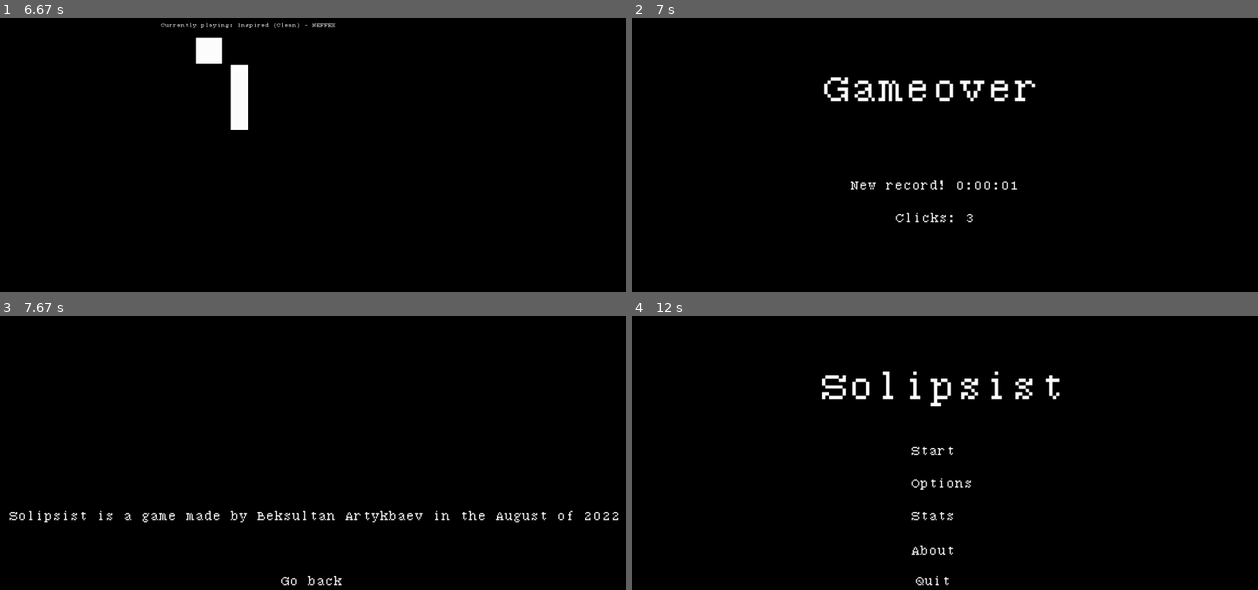
Above: before the commit, frames 1-4 (two rows, left to right).
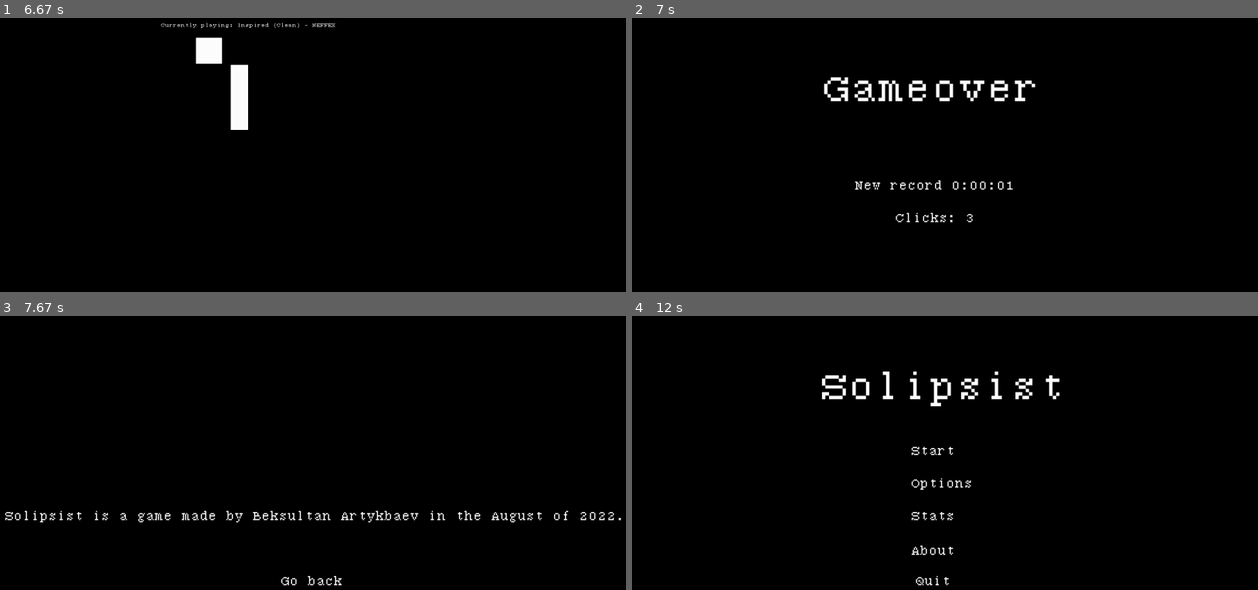
Above: after the commit, the same moments.

Repository: Vazno/Solipsist
Game: pygame game, started from solipsist/main.py
Same seed, same stepped clock (60 frames per second), same inputs: the game is played once before the commit and once after it.
Inputs (mouse positions are in pixels of both pictures, inside the frame that each line leads up to):
- Up to frame 1 (6.67 s): click "Start" at 0.38 s; click (outside the picture) at 0.72 s; click (125, 185) at 1.05 s; click (87, 259) at 1.38 s; click "Stats" at 1.72 s; click (250, 283) at 5.45 s; click "Start" at 5.78 s; click (outside the picture) at 6.12 s; click (237, 111) at 6.45 s
- Up to frame 2 (7 s): click (1088, 157) at 6.78 s
- Up to frame 3 (7.67 s): click (outside the picture) at 7.12 s; click (300, 540) at 7.45 s
- Up to frame 4 (12 s): click (963, 587) at 11.75 s

Frame 1 is identical in both runs. In frame 2, 0.4% of the frame differs, in the area x 34-62%, y 59-63%; in frame 3, 1.6%, in the area x 0-100%, y 70-76%; in frame 4, nothing differs.

Commit message:
Added multi language support
Added Russian and English translations.

Diff:
--- a/settings.json
+++ b/settings.json
@@ -1,5 +1,4 @@
 {
-    "DESCRIPTION": "Solipsist is a game made by Beksultan Artykbaev in the August of 2022",
     "game_settings": {
         "FPS": 75,
         "OBSTACLE_DEFAULT_VEL": 0
@@ -11,16 +10,15 @@
             0
         ],
         "FULL_SCREEN": true,
-        "max_theme": 2,
         "theme": 0,
         "FONT": "fonts/712_serif.ttf",
-        "FONT_COLOR": [[255,255,255],[0,0,0],[255,0,0]],
-        "PLAYER_COLOR": [[255,255,255],[0,0,0],[255,0,0]],
-        "BACKGROUND": [[0,0,0],[255,255,255],[50,0,0]],
-        "OBSTACLE_COLOR": [[255,255,255],[0,0,0],[150,0,0]],
+        "FONT_COLOR": [[255,255,255],[0,0,0]],
+        "PLAYER_COLOR": [[255,255,255],[0,0,0]],
+        "BACKGROUND": [[0,0,0],[255,255,255]],
+        "OBSTACLE_COLOR": [[255,255,255],[0,0,0]],
         "InputBox": {
-            "COLOR_ACTIVE": [[255, 255, 255],[100,100,100],[255,0,0]],
-            "COLOR_INACTIVE": [[150, 150, 150],[50,50,50],[205,0,0]]
+            "COLOR_ACTIVE": [[255, 255, 255],[100,100,100]],
+            "COLOR_INACTIVE": [[150, 150, 150],[50,50,50]]
         }
     },
     "music": {
@@ -33,5 +31,7 @@
         "CLICKS": 0,
         "TIME_PLAYED": 0,
         "BEST_RECORD": 0
-    }
+    },
+    "language": 0,
+    "languages": ["en", "ru"]
 }
--- a/solipsist/GSS.py
+++ b/solipsist/GSS.py
@@ -2,6 +2,7 @@
 import os
 import pygame
 import json
+import yaml
 from dataclasses import dataclass
 from pathlib import Path
 
@@ -39,6 +40,13 @@
         os.path.join(os.path.join(user_data_dir(), GAME_NAME), "settings.json")
     ) as f:
         j = json.load(f)
+
+
+def get_language():
+    with open(f"translations\\{j['languages'][j['language']]}.yml", "r") as f:
+        _ = yaml.safe_load(f)
+        return _
+
 
 if j["graphic"]["FULL_SCREEN"]:
     try:
--- a/solipsist/main.py
+++ b/solipsist/main.py
@@ -3,6 +3,7 @@
 import pygame
 
 from GSS import GAME_NAME, SCREEN, WINDOW_HEIGHT, WINDOW_WIDTH, j
+from GSS import get_language
 from widget_loops.game import MUSIC, main
 from pygame_utils import Button
 
@@ -10,9 +11,9 @@
 
 
 def main_menu():
+    _ = get_language()
     pygame.display.set_caption(GAME_NAME)
     pygame.init()
-
     clock = pygame.time.Clock()
 
     solipsist_button = Button(
@@ -21,27 +22,27 @@
         (WINDOW_WIDTH / 5, WINDOW_HEIGHT / 5),
     )
     start_button = Button(
-        "Start",
+        _["main_menu.start"],
         (WINDOW_WIDTH / 2.3, WINDOW_HEIGHT / 3),
         (WINDOW_WIDTH / 10, WINDOW_HEIGHT / 15),
     )
     options_button = Button(
-        "Options",
+        _["main_menu.options"],
         (WINDOW_WIDTH / 2.3, WINDOW_HEIGHT / 2.4),
         (WINDOW_WIDTH / 8, WINDOW_HEIGHT / 15),
     )
     stats_button = Button(
-        "Stats",
+        _["main_menu.stats"],
         (WINDOW_WIDTH / 2.3, WINDOW_HEIGHT / 2),
         (WINDOW_WIDTH / 10, WINDOW_HEIGHT / 15),
     )
     about_button = Button(
-        "About",
+        _["main_menu.about"],
         (WINDOW_WIDTH / 2.3, WINDOW_HEIGHT / 1.70),
         (WINDOW_WIDTH / 10, WINDOW_HEIGHT / 15),
     )
     quit_button = Button(
-        "Quit",
+        _["main_menu.quit"],
         (WINDOW_WIDTH / 2.3, WINDOW_HEIGHT / 1.5),
         (WINDOW_WIDTH / 10, WINDOW_HEIGHT / 15),
     )
--- a/solipsist/music.py
+++ b/solipsist/music.py
@@ -9,6 +9,7 @@
 from GSS import SCREEN
 from GSS import WINDOW_HEIGHT
 from GSS import WINDOW_WIDTH
+from GSS import get_language
 
 
 class Music(GameStatus):
@@ -17,8 +18,9 @@
 
     @classmethod
     def make_description(cls):
+        _ = get_language()
         music_text = Button(
-            f"Currently playing: {cls.current_music_name.split('.')[0].replace(resource_path(j['music']['DEFAULT_MUSIC_FOLDER']), '')}",
+            f"{_['music.currently_playing']}: {cls.current_music_name.split('.')[0].replace(resource_path(j['music']['DEFAULT_MUSIC_FOLDER']), '')}",
             (int(WINDOW_WIDTH / 2.5), int(WINDOW_HEIGHT / 40)),
             (int(WINDOW_WIDTH / 60), int(WINDOW_WIDTH / 60)),
         )
--- a/solipsist/widget_loops/about.py
+++ b/solipsist/widget_loops/about.py
@@ -9,16 +9,18 @@
 from GSS import SCREEN
 from GSS import WINDOW_HEIGHT
 from GSS import WINDOW_WIDTH
+from GSS import get_language
 
 
 def about():
+    _ = get_language()
     go_back_button = Button(
-        "Go back",
+        _["go_back"],
         (WINDOW_WIDTH / 3, WINDOW_HEIGHT / 1.5),
         (WINDOW_WIDTH / 3, WINDOW_HEIGHT / 15),
     )
     description_button = Button(
-        j["DESCRIPTION"],
+        _["about.description"],
         (WINDOW_WIDTH / 2.2, WINDOW_HEIGHT / 2),
         (WINDOW_WIDTH / 10, WINDOW_HEIGHT / 15),
     )
--- a/solipsist/widget_loops/gameover.py
+++ b/solipsist/widget_loops/gameover.py
@@ -2,12 +2,14 @@
 import sys
 import pygame
 import time
+
 
 from widget_loops.game import MUSIC
 from main import main_menu
 from pygame_utils import Button
 
 from GSS import save_json
+from GSS import get_language
 from GSS import j
 from GSS import SCREEN
 from GSS import WINDOW_HEIGHT
@@ -15,21 +17,22 @@
 
 
 def gameover(time_played: int, clicks: int):
-    time_message = "Time played:"
+    _ = get_language()
+    time_message = f"{_['time_played']}:"
     if time_played > j["stats"]["BEST_RECORD"]:
         j["stats"]["BEST_RECORD"] = time_played
         save_json()
-        time_message = "New record!"
+        time_message = _["gameover.new_record"]
         MUSIC.sound_new_record()
 
     time.sleep(0.150)
     gameover_button = Button(
-        "Gameover",
+        _["gameover.gameover"],
         (WINDOW_WIDTH / 2.6, WINDOW_HEIGHT / 10),
         (WINDOW_WIDTH / 5, WINDOW_HEIGHT / 5),
     )
     clicks_button = Button(
-        f"Clicks: {clicks}",
+        f"{_['clicks']}: {clicks}",
         (WINDOW_WIDTH / 2.2, WINDOW_HEIGHT / 2),
         (WINDOW_WIDTH / 15, WINDOW_HEIGHT / 15),
     )
--- a/solipsist/widget_loops/options.py
+++ b/solipsist/widget_loops/options.py
@@ -3,74 +3,83 @@
 
 from GSS import SCREEN, WINDOW_HEIGHT, WINDOW_WIDTH, save_json
 from GSS import j
+from GSS import get_language
 from main import main_menu
 from widget_loops.game import MUSIC
 from pygame_utils import Button, InputBox
 
 
 def options():
+    _ = get_language()
     go_back_button = Button(
-        "Go back",
+        _["go_back"],
         (WINDOW_WIDTH / 3, WINDOW_HEIGHT / 1.5),
         (WINDOW_WIDTH / 3, WINDOW_HEIGHT / 15),
     )
     change_theme_button = Button(
-        f"Theme: {j['graphic']['theme']}",
-        (WINDOW_WIDTH / 3, WINDOW_HEIGHT / 9),
-        (WINDOW_WIDTH / 3, WINDOW_HEIGHT / 15),
+        f"{_['options.theme']}: {j['graphic']['theme']}",
+        (WINDOW_WIDTH / 13, WINDOW_HEIGHT / 9),
+        (WINDOW_WIDTH / 5, WINDOW_HEIGHT / 15),
     )
     music_volume_button = Button(
-        f"Music volume: {j['music']['VOLUME']}",
-        (WINDOW_WIDTH / 3, WINDOW_HEIGHT / 4),
+        f"{_['options.music_volume']}: {j['music']['VOLUME']}",
+        (WINDOW_WIDTH / 13, WINDOW_HEIGHT / 4),
         (WINDOW_WIDTH / 3, WINDOW_HEIGHT / 15),
     )
     effect_volume_button = Button(
-        f"Effect volume: {j['music']['EFFECT_VOLUME']}",
-        (WINDOW_WIDTH / 3, WINDOW_HEIGHT / 5.5),
+        f"{_['options.effect_volume']}: {j['music']['EFFECT_VOLUME']}",
+        (WINDOW_WIDTH / 13, WINDOW_HEIGHT / 5.5),
         (WINDOW_WIDTH / 3, WINDOW_HEIGHT / 15),
     )
     fps_button = Button(
-        "FPS:",
-        (WINDOW_WIDTH / 3, WINDOW_HEIGHT / 3),
+        _["options.fps"],
+        (WINDOW_WIDTH / 13, WINDOW_HEIGHT / 3),
         (WINDOW_WIDTH / 10, WINDOW_HEIGHT / 15),
     )
     full_screen_button = Button(
-        f"Full Screen: {j['graphic']['FULL_SCREEN']}",
-        (WINDOW_WIDTH / 3, WINDOW_HEIGHT / 2.5),
+        f"{_['options.full_screen']}: {j['graphic']['FULL_SCREEN']}",
+        (WINDOW_WIDTH / 13, WINDOW_HEIGHT / 2.5),
         (WINDOW_WIDTH / 3, WINDOW_HEIGHT / 15),
     )
     width_button = Button(
-        "Width:",
-        (WINDOW_WIDTH / 3, WINDOW_HEIGHT / 2.1),
+        f"{_['options.width']}:",
+        (WINDOW_WIDTH / 13, WINDOW_HEIGHT / 2.1),
         (WINDOW_WIDTH / 15, WINDOW_HEIGHT / 15),
     )
     height_button = Button(
-        "Height:",
-        (WINDOW_WIDTH / 3, WINDOW_HEIGHT / 1.8),
+        f"{_['options.height']}:",
+        (WINDOW_WIDTH / 13, WINDOW_HEIGHT / 1.8),
         (WINDOW_WIDTH / 15, WINDOW_HEIGHT / 15),
     )
 
     fps_input_box = InputBox(
-        WINDOW_WIDTH / 2.1,
+        WINDOW_WIDTH / 6.1,
         WINDOW_HEIGHT / 2.92,
         WINDOW_WIDTH / 25,
         WINDOW_HEIGHT / 25,
         str(j["game_settings"]["FPS"]),
     )
     window_width_box = InputBox(
-        WINDOW_WIDTH / 2.1,
+        WINDOW_WIDTH / 6.1,
         WINDOW_HEIGHT / 2.02,
         WINDOW_WIDTH / 25,
         WINDOW_HEIGHT / 25,
         str(j["graphic"]["resolution"][0]),
     )
     window_height_box = InputBox(
-        WINDOW_WIDTH / 2.1,
+        WINDOW_WIDTH / 6.1,
         WINDOW_HEIGHT / 1.72,
         WINDOW_WIDTH / 25,
         WINDOW_HEIGHT / 25,
         str(j["graphic"]["resolution"][1]),
     )
+
+    change_language = Button(
+        f"{_['options.language']}: {j['languages'][j['language']]}",
+        (WINDOW_WIDTH / 1.7, WINDOW_HEIGHT / 9),
+        (WINDOW_WIDTH / 3, WINDOW_HEIGHT / 15),
+    )
+
     run = True
     while run:
         events = pygame.event.get()
@@ -84,7 +93,7 @@
             window_height_box.handle_event(event)
 
         if change_theme_button.clicked(events):
-            if j["graphic"]["max_theme"] == j["graphic"]["theme"]:
+            if len(j["graphic"]["FONT_COLOR"]) - 1 == j["graphic"]["theme"]:
                 j["graphic"]["theme"] = 0
             else:
                 j["graphic"]["theme"] += 1
@@ -151,6 +160,15 @@
             MUSIC.sound_menu_click()
             main_menu()
 
+        if change_language.clicked(events):
+            l = len(j["languages"]) - 1
+            if l == j["language"]:
+                j["language"] = 0
+            else:
+                j["language"] += 1
+            save_json()
+            options()
+
         go_back_button.draw_it(SCREEN)
         change_theme_button.draw_it(SCREEN)
         effect_volume_button.draw_it(SCREEN)
@@ -170,4 +188,5 @@
         window_width_box.draw_it(SCREEN)
         window_width_box.update()
 
+        change_language.draw_it(SCREEN)
         pygame.display.flip()
--- a/solipsist/widget_loops/stats.py
+++ b/solipsist/widget_loops/stats.py
@@ -10,27 +10,28 @@
 from GSS import SCREEN
 from GSS import WINDOW_HEIGHT
 from GSS import WINDOW_WIDTH
+from GSS import get_language
 
 
 def stats():
+    _ = get_language()
     go_back_button = Button(
-        "Go back",
+        _["go_back"],
         (WINDOW_WIDTH / 3, WINDOW_HEIGHT / 1.5),
         (WINDOW_WIDTH / 3, WINDOW_HEIGHT / 15),
     )
     best_record_button = Button(
-        f"Best record: {datetime.timedelta(seconds=j['stats']['BEST_RECORD'])}",
+        f"{_['stats.best_record']}: {datetime.timedelta(seconds=j['stats']['BEST_RECORD'])}",
         (WINDOW_WIDTH / 2.2, WINDOW_HEIGHT / 3),
         (WINDOW_WIDTH / 15, WINDOW_HEIGHT / 15),
     )
-
     clicks_button = Button(
-        f"Clicks: {j['stats']['CLICKS']}",
+        f"{_['clicks']}: {j['stats']['CLICKS']}",
         (WINDOW_WIDTH / 2.2, WINDOW_HEIGHT / 2),
         (WINDOW_WIDTH / 15, WINDOW_HEIGHT / 15),
     )
     time_button = Button(
-        f"Time played: {datetime.timedelta(seconds=j['stats']['TIME_PLAYED'])}",
+        f"{_['time_played']}: {datetime.timedelta(seconds=j['stats']['TIME_PLAYED'])}",
         (WINDOW_WIDTH / 2.2, WINDOW_HEIGHT / 2.4),
         (WINDOW_WIDTH / 15, WINDOW_HEIGHT / 15),
     )
--- a/tests/test_json.py
+++ b/tests/test_json.py
@@ -11,11 +11,13 @@
     assert (test_j["stats"]["TIME_PLAYED"] == 0) is True
     assert (test_j["stats"]["BEST_RECORD"] == 0) is True
 
+
 def test_themes():
     from solipsist.utils import resource_path
+
     with open(resource_path("settings.json")) as f:
         test_j = json.load(f)
-    max_theme_num = test_j["graphic"]["max_theme"]+1 # Non programmic indexing
+    max_theme_num = test_j["graphic"]["max_theme"] + 1  # Non programmic indexing
     assert len(test_j["graphic"]["FONT_COLOR"]) == max_theme_num
     assert len(test_j["graphic"]["PLAYER_COLOR"]) == max_theme_num
     assert len(test_j["graphic"]["BACKGROUND"]) == max_theme_num
@@ -23,8 +25,10 @@
     assert len(test_j["graphic"]["InputBox"]["COLOR_ACTIVE"]) == max_theme_num
     assert len(test_j["graphic"]["InputBox"]["COLOR_INACTIVE"]) == max_theme_num
 
+
 def test_music():
     from solipsist.utils import resource_path
+
     with open(resource_path("settings.json")) as f:
         test_j = json.load(f)
     assert test_j["music"]["VOLUME"] <= 1
--- /dev/null
+++ b/translations/en.yml
@@ -0,0 +1,27 @@
+main_menu.start: Start
+main_menu.options: Options
+main_menu.stats: Stats
+main_menu.about: About
+main_menu.quit: Quit
+
+options.theme: Theme
+options.music_volume: Music volume
+options.effect_volume: Effect volume
+options.fps: FPS
+options.full_screen: Full Screen
+options.width: Width
+options.height: Height
+options.language: Language
+
+stats.best_record: Best record
+
+about.description: Solipsist is a game made by Beksultan Artykbaev in the August of 2022.
+
+gameover.gameover: Gameover
+gameover.new_record: New record
+
+music.currently_playing: Currently playing
+
+go_back: Go back
+time_played: Time played
+clicks: Clicks
--- /dev/null
+++ b/translations/ru.yml
@@ -0,0 +1,27 @@
+main_menu.start: Старт
+main_menu.options: Настройки
+main_menu.stats: Статистика
+main_menu.about: Инфо
+main_menu.quit: Выйти
+
+options.theme: Тема
+options.music_volume: Громкость музыки
+options.effect_volume: Громкость звуков
+options.fps: FPS
+options.full_screen: Полный экран
+options.width: Ширина
+options.height: Высота
+options.language: Язык
+
+stats.best_record: Лучший рекорд
+
+about.description: Solipsist это игра созданная Бексултаном Артыкбаевым в Августе 2022 года.
+
+gameover.gameover: Проигрыш
+gameover.new_record: Новый рекорд
+
+music.currently_playing: Сейчас играет
+
+go_back: Назад
+time_played: Времени сыграно
+clicks: Кликов
